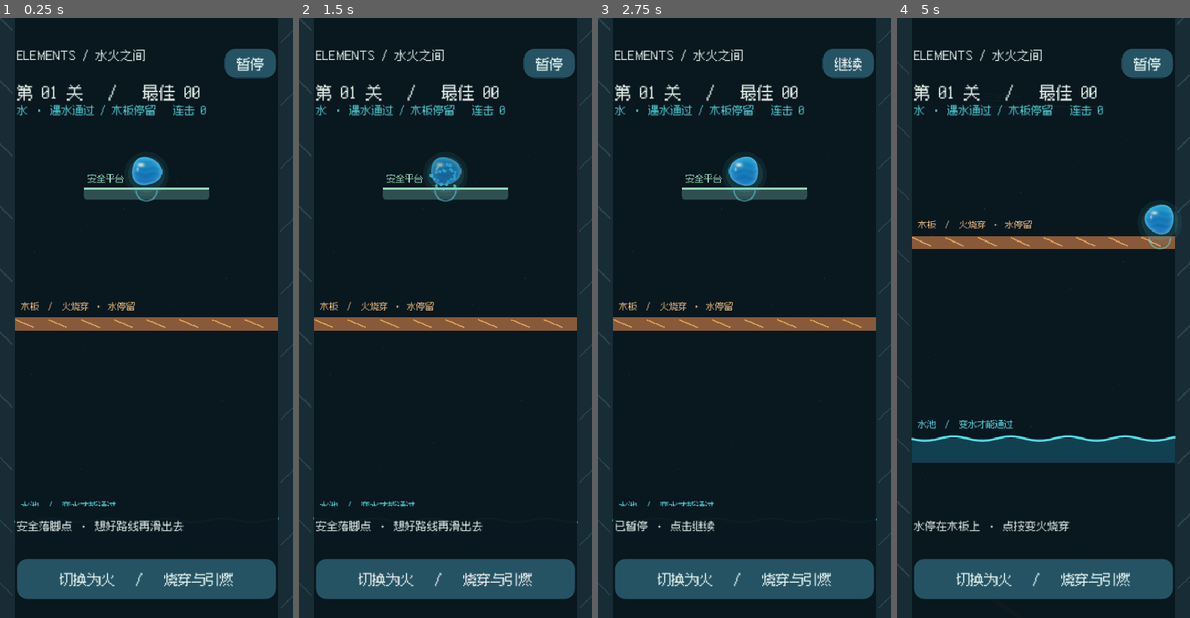
Above: before the commit, frames 1-4 (left to right).
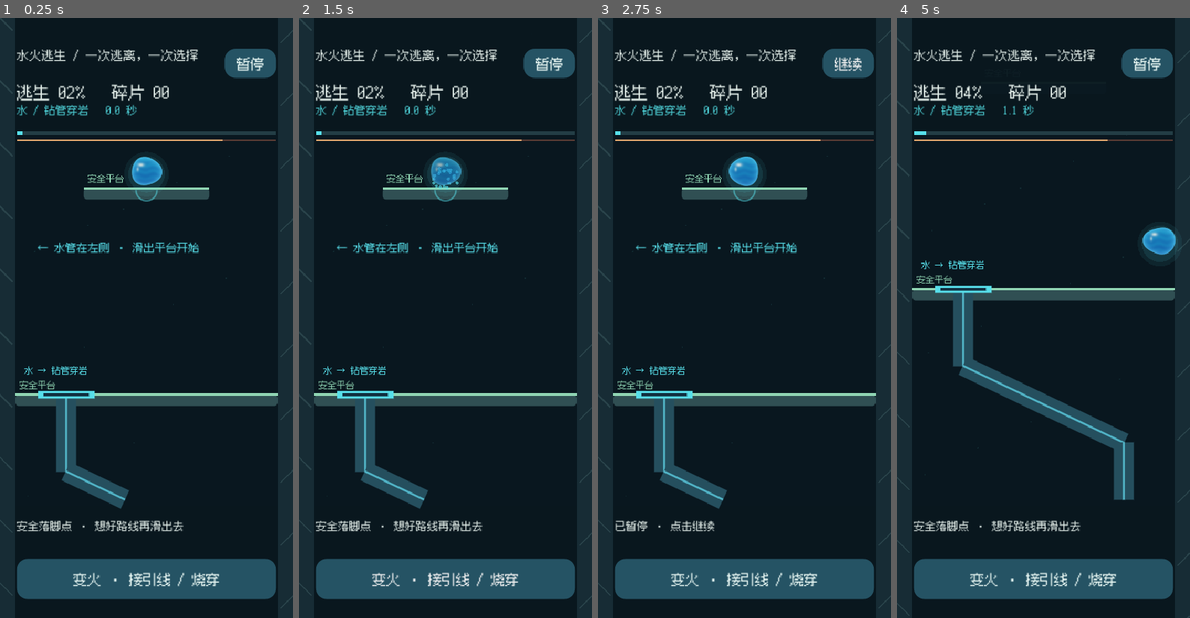
Above: after the commit, the same moments.

Repository: wov/elements
Game: Godot game, scene res://scenes/mobile/escape.tscn
The game is run twice, just before and just after one commit, with the same random seed, the same clock (stepped at 60 frames per second) and the same inputs. Before the commit the project starts from res://scenes/mobile/descent.tscn.
Inputs (mouse positions are in pixels of both pictures, inside the frame that each line leads up to):
- Up to frame 1 (0.25 s): no input
- Up to frame 2 (1.5 s): click "切换为火 / 烧穿与引燃" (after the commit: "变火 · 接引线 / 烧穿") at 0.5 s; click "切换为水 / 安全入水" (after the commit: "变水 · 钻管 / 入水") at 1.25 s
- Up to frame 3 (2.75 s): click "暂停" at 2 s
- Up to frame 4 (5 s): click "继续" at 2.75 s; move the mouse to (1107, 288) at 3.52 s; hold D (move_right) 3.53-4.25 s; hold Q (switch_form) 3.53-4.25 s; click (1107, 288) at 3.67 s; drag from (984, 348) to (1028, 438) at 4.27 s

The runs differ from the first frame. In frame 1, 10% of the frame differs, in the area x 4-96%, y 5-95%; in frame 2, 10%; in frame 3, 10%; in frame 4, 16%, in the area x 4-98%, y 5-95%.

Commit message:
新增水火逃生试玩关：坍塌追赶、钻管冲刺、双路线收集与终点结算

Diff:
--- a/project.godot
+++ b/project.godot
@@ -12,7 +12,7 @@
 
 config/name="Elements"
 config/description="2D 元素解谜平台游戏：主角可在火 / 水基础形态间切换。"
-run/main_scene="res://scenes/mobile/descent.tscn"
+run/main_scene="res://scenes/mobile/escape.tscn"
 config/features=PackedStringArray("4.7")
 config/icon="res://icon.svg"
 
@@ -53,4 +53,3 @@
 [input_devices]
 
 pointing/emulate_mouse_from_touch=false
-pointing/emulate_touch_from_mouse=false
--- /dev/null
+++ b/scenes/mobile/escape.tscn
@@ -0,0 +1,4 @@
+[gd_scene load_steps=2 format=3]
+[ext_resource type="Script" path="res://scripts/mobile/escape.gd" id="1"]
+[node name="Escape" type="Node2D"]
+script = ExtResource("1")
--- a/scripts/mobile/descent.gd
+++ b/scripts/mobile/descent.gd
@@ -24,6 +24,7 @@
 var next_stage := 0
 var rider := -1
 var rope_t := 0.0
+@export var rail_speed := 330.0
 var pointer := -1
 var press_at := Vector2.ZERO
 var last_at := Vector2.ZERO
@@ -116,7 +117,7 @@
 	var axis := Input.get_axis("move_left", "move_right")
 	if rider >= 0:
 		var rope: Dictionary = objects[rider]
-		rope_t = minf(1.0, rope_t + delta * 330.0 / rope.a.distance_to(rope.b))
+		rope_t = minf(1.0, rope_t + delta * rail_speed / rope.a.distance_to(rope.b))
 		position_world = rope.a.lerp(rope.b, rope_t)
 		rope.burn = rope_t
 		if rope_t >= 1.0:
--- /dev/null
+++ b/scripts/mobile/escape.gd
@@ -0,0 +1,271 @@
+extends "res://scripts/mobile/descent.gd"
+## 一关有终点的逃生原型。继承输入/UI，另加实体管道运输、追赶压力和分支奖励。
+const FINISH_Y := 9850.0
+var collapse_y := -650.0
+var started := false
+var elapsed := 0.0
+var gems := 0
+var pipe: Dictionary = {}
+var pipe_distance := 0.0
+var won := false
+var pipe_count := 0
+var rope_count := 0
+var last_rider := -1
+var treasures: Array[Dictionary] = []
+
+func restart() -> void:
+	super.restart()
+	rail_speed = 780.0
+	objects.clear()
+	next_stage = 100000 # 固定手工关卡，不调用无限生成。
+	objects.append(_platform(120,244,180))
+	collapse_y = -650
+	elapsed = 0
+	started = false
+	won = false
+	gems = 0
+	pipe_count = 0
+	rope_count = 0
+	last_rider = -1
+	pipe = {}
+	treasures.clear()
+	# 开场：向左找到蓝色管口，水穿越实体岩层；火不能进入。
+	_add_pipe(PackedVector2Array([Vector2(95,540),Vector2(95,650),Vector2(325,760),Vector2(325,970)]), "水 → 钻管穿岩")
+	objects.append(_platform(22,540,376))
+	_add_rope(Vector2(325,1130),Vector2(85,1500))
+	objects.append(_pool(1690))
+	objects.append(_platform(100,1940,220))
+	# 路线选择：左管穿岩层是安全捷径，右侧洞口为绕行收集路线。
+	_add_branch(2220, true)
+	_add_combo(3550, false)
+	objects.append(_platform(100,4650,220))
+	_add_branch(4950, false)
+	_add_combo(6320, true)
+	objects.append(_platform(100,7450,220))
+	_add_branch(7750, true)
+	objects.append({"kind":"wood","rect":Rect2(22,9040,376,18),"used":false})
+	objects.append(_pool(9430))
+	hint = "逃离坍塌！先向左滑出平台，变水进入蓝色管口"
+	failure.hide()
+	_update_hud()
+
+func _platform(x: float, y: float, width: float) -> Dictionary:
+	return {"kind":"safe","rect":Rect2(x,y,width,16),"used":false}
+
+func _pool(y: float) -> Dictionary:
+	return {"kind":"pool","rect":Rect2(22,y,376,30),"used":false}
+
+func _add_pipe(points: PackedVector2Array, label: String) -> void:
+	var length := 0.0
+	for i in range(1,points.size()): length += points[i-1].distance_to(points[i])
+	objects.append({"kind":"pipe","rect":Rect2(points[0]-Vector2(42,0),Vector2(84,20)),"points":points,"length":length,"used":false,"label":label})
+
+func _add_rope(a: Vector2, b: Vector2) -> void:
+	objects.append({"kind":"rope","a":a,"b":b,"used":false,"burn":0.0})
+
+func _add_branch(y: float, left: bool) -> void:
+	var entry := 85.0 if left else 335.0
+	var exit_x := 115.0 if left else 305.0
+	_add_pipe(PackedVector2Array([Vector2(entry,y),Vector2(entry,y+170),Vector2(exit_x,y+300),Vector2(exit_x,y+680)]), "安全捷径 / 水管")
+	objects[-1]["risk_x"] = 345.0 if left else 75.0
+	# 对侧留约110px宽的绕行口；选择前能看到金币与出口。
+	objects.append(_platform(22 if left else 132,y+200,266))
+	var risk_x := 345.0 if left else 75.0
+	for i in 5:
+		treasures.append({"p":Vector2(risk_x,y+160+i*82),"used":false})
+	_add_rope(Vector2(risk_x,y+740),Vector2(210,y+920))
+	objects.append(_pool(y+1020))
+
+func _add_combo(y: float, left: bool) -> void:
+	objects.append({"kind":"wood","rect":Rect2(22,y,376,18),"used":false})
+	objects.append(_pool(y+380))
+	var x := 80.0 if left else 340.0
+	_add_rope(Vector2(x,y+580),Vector2(420-x,y+850))
+	for i in 3:
+		treasures.append({"p":Vector2(210,y+450+i*65),"used":false})
+
+func _generate_stage() -> void:
+	next_stage += 1 # 父类 restart 的临时生成钩子，随后由固定关卡替换。
+
+func _resolve(previous: Vector2) -> void:
+	for o in objects:
+		if o.kind != "pipe" or o.used: continue
+		var mouth: Rect2 = o.rect
+		if previous.y+R <= mouth.position.y+2 and position_world.y+R >= mouth.position.y and absf(position_world.x-mouth.get_center().x)<48:
+			if not water:
+				position_world.y=mouth.position.y-R
+				velocity.y=0
+				grounded=true
+				hint="管口只能进水 · 点按变水"
+				return
+			pipe=o
+			pipe.used=true
+			pipe_distance=0
+			velocity=Vector2.ZERO
+			pipe_count+=1
+			_tone(480,0.20,430)
+			_spawn_sparks(position_world,WATER,16)
+			hint="水流穿岩！出口后找金色引火绳"
+			return
+	super._resolve(previous)
+	if grounded and position_world.y>300:
+		hint="坍塌不会停！找蓝色管口，或滑出平台继续逃生"
+
+func switch_form() -> void:
+	if not pipe.is_empty():
+		hint="正在管道中流动 · 出口后可切换"
+		return
+	var before:=water
+	super.switch_form()
+	if before!=water: _tone(540 if water else 220,0.10,160)
+
+func _physics_process(delta: float) -> void:
+	if not alive or paused: return
+	if not started and (position_world.y>250 or absf(position_world.x-210)>85): started=true
+	if started:
+		elapsed+=delta
+		var gap := position_world.y-collapse_y
+		collapse_y+=(175.0+clampf((gap-700.0)*0.9,0,420))*delta
+	if pipe.is_empty():
+		super._physics_process(delta)
+	else:
+		clock+=delta
+		pipe_distance=minf(pipe.length,pipe_distance+620*delta)
+		position_world=_pipe_point(pipe,pipe_distance)
+		camera_y=lerpf(camera_y,maxf(0,position_world.y-285),minf(1,delta*9))
+		if pipe_distance>=pipe.length:
+			_spawn_sparks(position_world,WATER,18)
+			pipe={}
+			velocity.y=180
+			combo+=1
+	if rider>=0 and last_rider<0:
+		rope_count+=1
+		_tone(180,0.22,650)
+	last_rider=rider
+	for jewel in treasures:
+		if not jewel.used and position_world.distance_to(jewel.p)<34:
+			jewel.used=true
+			gems+=1
+			_tone(880,0.09,320)
+			_spawn_sparks(jewel.p,Color("ffdf83"),12)
+			hint="收集记忆碎片 +1 · 冒险路线奖励"
+	if alive and started and position_world.y-collapse_y<24:
+		_die("被坍塌追上了\n利用水管和引线拉开距离")
+	if alive and position_world.y>FINISH_Y:
+		won=true
+		_tone(520,0.45,520)
+		alive=false
+		end_label.text="逃出生天！\n用时 %.1f 秒 · 碎片 %d / %d\n钻管 %d 次 · 接绳 %d 次\n\n再试试另一条路线？" % [elapsed,gems,treasures.size(),pipe_count,rope_count]
+		failure.show()
+	_update_hud()
+	queue_redraw()
+
+func _pipe_point(o: Dictionary, distance: float) -> Vector2:
+	var points: PackedVector2Array=o.points
+	var remaining:=distance
+	for i in range(1,points.size()):
+		var length:=points[i-1].distance_to(points[i])
+		if remaining<=length: return points[i-1].lerp(points[i],remaining/length)
+		remaining-=length
+	return points[-1]
+
+func _die(reason: String) -> void:
+	_tone(190,0.35,-120)
+	super._die(reason)
+	end_label.text="还差 %d%% 就逃出去了\n用时 %.1f 秒 · 碎片 %d\n\n%s" % [int(clampf(1.0-position_world.y/FINISH_Y,0,1)*100),elapsed,gems,reason]
+
+func _update_hud() -> void:
+	if score_label==null: return
+	score_label.text="逃生 %02d%%   碎片 %02d" % [int(clampf(position_world.y/FINISH_Y,0,1)*100),gems]
+	form_label.text=("水 / 钻管穿岩" if water else "火 / 引线冲刺") + "   %.1f 秒" % elapsed
+	form_label.modulate=WATER if water else FIRE
+	var gap:=position_world.y-collapse_y
+	hint_label.text=hint if gap>400 or not started else "坍塌逼近！"+hint
+	switch_button.text="变火 · 接引线 / 烧穿" if water else "变水 · 钻管 / 入水"
+
+func _build_ui() -> void:
+	super._build_ui()
+	for child in get_children():
+		if child is CanvasLayer:
+			for control in child.get_children():
+				if control is Label and control.text=="ELEMENTS / 水火之间": control.text="水火逃生 / 一次逃离，一次选择"
+
+func _draw() -> void:
+	super._draw()
+	if font==null: return
+	# 裁剪新增世界效果，避免管道盖住顶底操作区。
+	draw_set_transform(Vector2(0,-camera_y))
+	for o in objects:
+		if o.kind!="pipe": continue
+		var points: PackedVector2Array=o.points
+		for i in range(1,points.size()):
+			var a: Vector2=points[i-1]
+			var b: Vector2=points[i]
+			if b.y-camera_y<180 or a.y-camera_y>690: continue
+			var low:=maxf(a.y,camera_y+180)
+			var high:=minf(b.y,camera_y+690)
+			var aa:=a.lerp(b,(low-a.y)/maxf(1,b.y-a.y))
+			var bb:=a.lerp(b,(high-a.y)/maxf(1,b.y-a.y))
+			draw_line(aa,bb,Color("254f5e"),28,true)
+			draw_line(aa,bb,Color("51b4c7"),3,true)
+		if points[0].y-camera_y>200 and points[0].y-camera_y<660:
+			draw_ellipse_mouth(points[0])
+			_world_text(o.label,points[0]+Vector2(-60,-30),WATER)
+			if o.has("risk_x"):
+				_world_text("碎片绕行 ↓",Vector2(o.risk_x-43,points[0].y-30),Color("ffdf83"))
+	if not pipe.is_empty():
+		draw_circle(position_world,16,Color(WATER,0.22))
+		draw_circle(position_world,9,WATER)
+		draw_circle(position_world-Vector2(3,3),3,Color.WHITE)
+	for jewel in treasures:
+		if jewel.used or jewel.p.y-camera_y<185 or jewel.p.y-camera_y>680: continue
+		var p: Vector2=jewel.p
+		draw_circle(p,15,Color(1,0.75,0.3,0.08))
+		draw_colored_polygon(PackedVector2Array([p+Vector2(0,-9),p+Vector2(6,0),p+Vector2(0,9),p-Vector2(6,0)]),Color("ffdf83"))
+	draw_set_transform(Vector2.ZERO)
+	var danger:=clampf(collapse_y-camera_y,180,690)
+	if started and collapse_y-camera_y>160:
+		draw_rect(Rect2(22,170,376,maxf(2,danger-170)),Color(0.65,0.21,0.14,0.28))
+		for i in 18:
+			var x:=22+i*22.0
+			draw_colored_polygon(PackedVector2Array([Vector2(x,danger-8),Vector2(x+22,danger-8),Vector2(x+10,danger+12+sin(clock*4+i)*5)]),Color("c16b4d"))
+	var margin := clampf((position_world.y-collapse_y)/1100.0,0,1)
+	draw_rect(Rect2(24,174,372,3),Color("573b34"))
+	draw_rect(Rect2(24,174,372*margin,3),Color("dba36b"))
+	draw_rect(Rect2(24,163,372,4),Color("233d45"))
+	draw_rect(Rect2(24,163,372*clampf(position_world.y/FINISH_Y,0,1),4),WATER)
+	if grounded and position_world.y<300:
+		draw_string(font,Vector2(54,335),"← 水管在左侧 · 滑出平台开始",HORIZONTAL_ALIGNMENT_LEFT,-1,16,WATER)
+	if position_world.y>FINISH_Y-550:
+		draw_string(font,Vector2(130,250),"洞口就在前方 ↓",HORIZONTAL_ALIGNMENT_LEFT,-1,20,Color("ffdf83"))
+
+func draw_ellipse_mouth(p: Vector2) -> void:
+	draw_line(p-Vector2(40,0),p+Vector2(40,0),Color("57dfea"),10,true)
+	draw_line(p-Vector2(32,0),p+Vector2(32,0),Color("102e3e"),4,true)
+
+
+## 本地合成短音，不依赖外部音频；各反馈音自行清理。
+func _tone(frequency: float, duration: float, slide: float) -> void:
+	# 自动化回归无需创建音频节点。
+	if DisplayServer.get_name()=="headless": return
+	var rate:=22050
+	var samples:=int(duration*rate)
+	var bytes:=PackedByteArray()
+	bytes.resize(samples*2)
+	var phase:=0.0
+	for i in samples:
+		var t:=float(i)/samples
+		phase+=TAU*(frequency+slide*t)/rate
+		var envelope:=sin(t*PI)*0.16
+		var value:=int(sin(phase)*envelope*32767)
+		bytes[i*2]=value & 255
+		bytes[i*2+1]=(value >> 8) & 255
+	var stream:=AudioStreamWAV.new()
+	stream.format=AudioStreamWAV.FORMAT_16_BITS
+	stream.mix_rate=rate
+	stream.data=bytes
+	var audio:=AudioStreamPlayer.new()
+	audio.stream=stream
+	add_child(audio)
+	audio.finished.connect(audio.queue_free)
+	audio.play()
--- /dev/null
+++ b/tests/escape_preview.gd
@@ -0,0 +1,21 @@
+extends SceneTree
+func _initialize() -> void:
+	run.call_deferred()
+func shot(path: String) -> void:
+	await RenderingServer.frame_post_draw
+	root.get_texture().get_image().save_png(path)
+func run() -> void:
+	change_scene_to_file("res://scenes/mobile/escape.tscn")
+	await create_timer(0.6).timeout
+	await shot("/tmp/elements_escape_start.png")
+	var game:=current_scene
+	game.set_physics_process(false)
+	game.position_world=Vector2(210,2220-180)
+	game.camera_y=2220-465
+	game.collapse_y=game.position_world.y-600
+	game.started=true
+	game.hint="左侧水管快速穿岩 · 右侧绕行收集碎片"
+	game._update_hud()
+	game.queue_redraw()
+	await shot("/tmp/elements_escape_choice.png")
+	quit()
--- /dev/null
+++ b/tests/escape_test.gd
@@ -0,0 +1,82 @@
+extends SceneTree
+var game: Node2D
+var failures:=0
+func _initialize() -> void:
+	run.call_deferred()
+func check(ok: bool, title: String) -> void:
+	print(("PASS " if ok else "FAIL ")+title)
+	if not ok: failures+=1
+func tick(n: int) -> void:
+	for i in n: game._physics_process(1.0/60)
+func run_route(risky: bool) -> void:
+	game.restart()
+	game.set_physics_process(false)
+	var target_x:=95.0
+	for frame in 7200:
+		if not game.alive: break
+		if game.pipe.is_empty() and game.rider<0:
+			var nearest: Dictionary={}
+			var nearest_distance:=99999.0
+			for o in game.objects:
+				if o.used: continue
+				var oy: float=o.a.y if o.kind=="rope" else o.rect.position.y
+				var distance: float=oy-game.position_world.y-20
+				if distance < -3: continue
+				if distance<nearest_distance:
+					nearest=o
+					nearest_distance=distance
+			if not nearest.is_empty():
+				match nearest.kind:
+					"pipe":
+						if risky and nearest.rect.position.y>2000:
+							target_x=345 if nearest.points[0].x<210 else 75
+						else:
+							target_x=nearest.points[0].x
+							if not game.water: game.switch_form()
+					"rope":
+						target_x=nearest.a.x
+						if game.water: game.switch_form()
+					"pool":
+						if nearest_distance<140 and not game.water: game.switch_form()
+					"wood":
+						if nearest_distance<100 and game.water: game.switch_form()
+					"safe":
+						target_x=70 if nearest.rect.position.x>80 else 350
+			game.position_world.x=move_toward(game.position_world.x,target_x,4.0)
+		game._physics_process(1.0/60)
+	print("ROUTE ",risky," won=",game.won," y=",game.position_world.y," time=",game.elapsed," pipes=",game.pipe_count," ropes=",game.rope_count," gems=",game.gems," hint=",game.hint)
+	check(game.won,"完整路线可逃出生天（冒险=%s）" % risky)
+	check(game.pipe_count>=1 and game.rope_count>=1,"完成钻管与接绳连锁")
+func run() -> void:
+	game=(load("res://scenes/mobile/escape.tscn") as PackedScene).instantiate()
+	root.add_child(game)
+	game.set_physics_process(false)
+	tick(600)
+	check(not game.started and game.alive,"起点观察不触发坍塌倒计时")
+	game.water=false
+	game.position_world=Vector2(95,518)
+	game.velocity=Vector2(0,100)
+	tick(3)
+	check(game.grounded and game.pipe.is_empty(),"火无法进入水管，停在管口")
+	game.switch_form()
+	tick(3)
+	check(not game.pipe.is_empty(),"在管口变水后开始运输")
+	var before: Vector2=game.position_world
+	game.paused=true
+	tick(30)
+	check(game.position_world==before,"管道中暂停不会继续运输")
+	game.paused=false
+	game.switch_form()
+	check(game.water,"管道内不允许切火卡进岩层")
+	run_route(false)
+	run_route(true)
+	check(game.gems>0,"冒险路线可收集碎片")
+	game.restart()
+	game.started=true
+	tick(420)
+	check(not game.alive and not game.won,"停滞被坍塌追上时明确失败")
+	game.restart()
+	check(game.alive and game.gems==0 and game.pipe.is_empty(),"重来清空上一局状态")
+	game.queue_free()
+	await process_frame
+	quit(failures)
Not shown, added: scripts/mobile/escape.gd.uid
Not shown, changed: README.md
